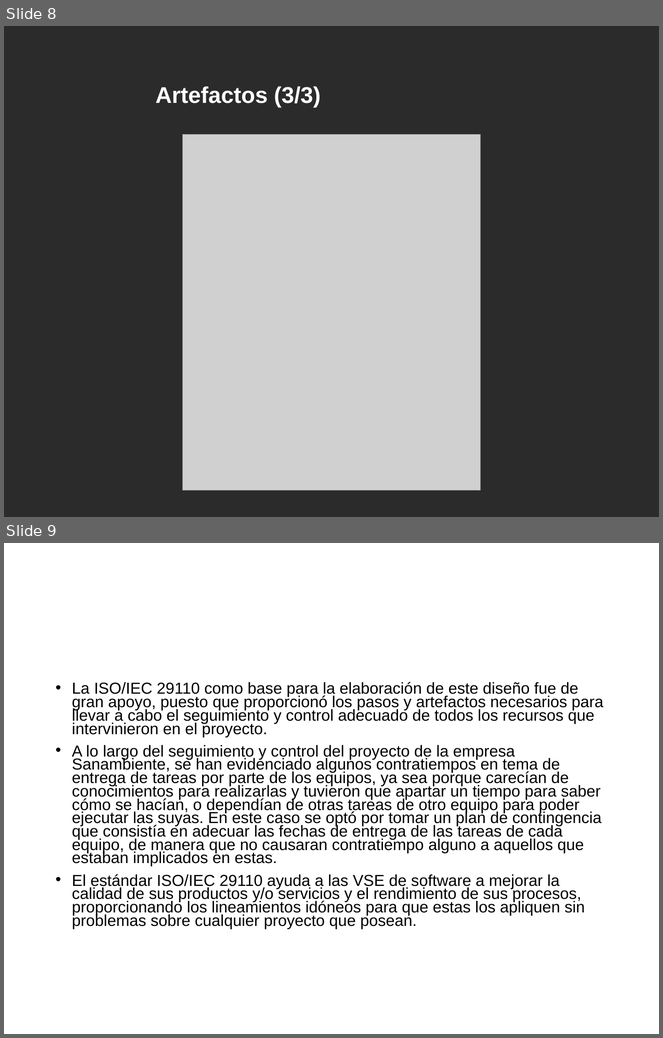
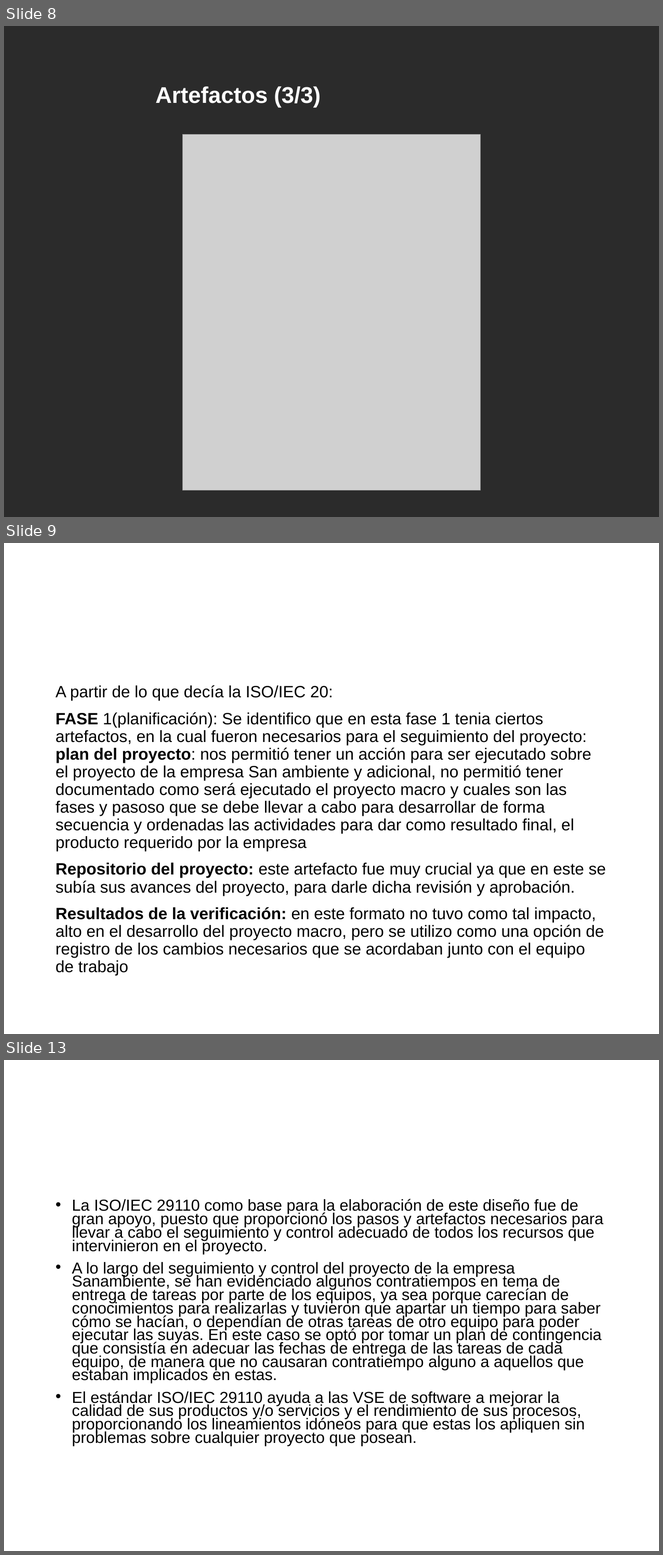
Before and after one commit to cristianpazu/Proyecto-Sanambiente, a slide deck: Documentos de ponencias en eventos y exposiciones/Presentación de la ISO-IEC 29110 a los nuevos integrantes/Exposición ISO-IEC 29110.pptx. Shown one above the other, each under a label of ours: slides 8 and 9 before the commit, slides 8, 9 and 13 after it; the slides between them are not shown. The pictures are 663x1038 and 663x1555 pixels, drawn with LibreOffice and Linux fonts; fonts in the diff are those of the drawing; grey boxes stand for pictures; background and template pictures are left out; a plain dark background stands for a picture behind light text. Boxes give left, top, right and bottom in pixels: in the first picture for what was removed or moved away, otherwise in the second. Text is boxed around its words. In the diff, an @@ line names an element or a change of style, - is before the commit and + after.

```diff
--- a/Documentos de ponencias en eventos y exposiciones/Presentación de la ISO-IEC 29110 a los nuevos integrantes/Exposición ISO-IEC 29110.pptx
+++ b/Documentos de ponencias en eventos y exposiciones/Presentación de la ISO-IEC 29110 a los nuevos integrantes/Exposición ISO-IEC 29110.pptx
@@ slide 9 added at <box>4,543,659,1034</box>, background picture (left out) @@
@@ title added at <box>152,585,642,640</box>, 25 pt, text #FFFFFF, bold @@
+Recomendaciones
@@ text added at <box>55,685,606,976</box>, 18 pt, text #000000 @@
+A partir de lo que decía la ISO/IEC 20:
+FASE 1(planificación): Se identifico que en esta fase 1 tenia ciertos artefactos, en la cual fueron necesarios para el seguimiento del proyecto: plan del proyecto: nos permitió tener un acción para ser ejecutado sobre el proyecto de la empresa San ambiente y adicional, no permitió tener documentado como será ejecutado el proyecto macro y cuales son las fases y pasoso que se debe llevar a cabo para desarrollar de forma secuencia y ordenadas las actividades para dar como resultado final, el producto requerido por la empresa
+Repositorio del proyecto: este artefacto fue muy crucial ya que en este se subía sus avances del proyecto, para darle dicha revisión y aprobación.
+Resultados de la verificación: en este formato no tuvo como tal impacto, alto en el desarrollo del proyecto macro, pero se utilizo como una opción de registro de los cambios necesarios que se acordaban junto con el equipo de trabajo
@@ what was slide 9 is now slide 13 @@
```
Also in this commit, not shown: 1 slide changed, 3 other slides added.
